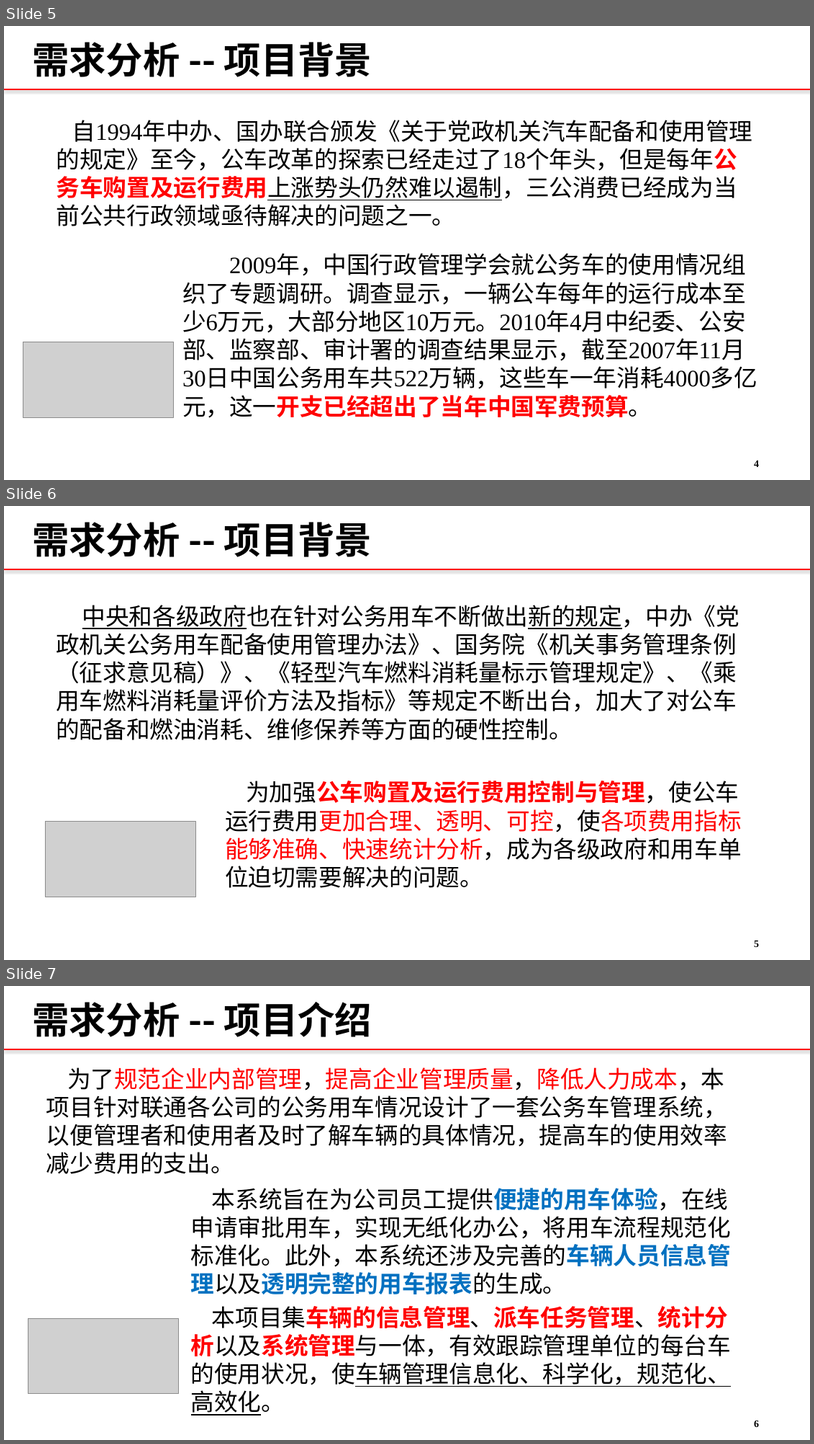
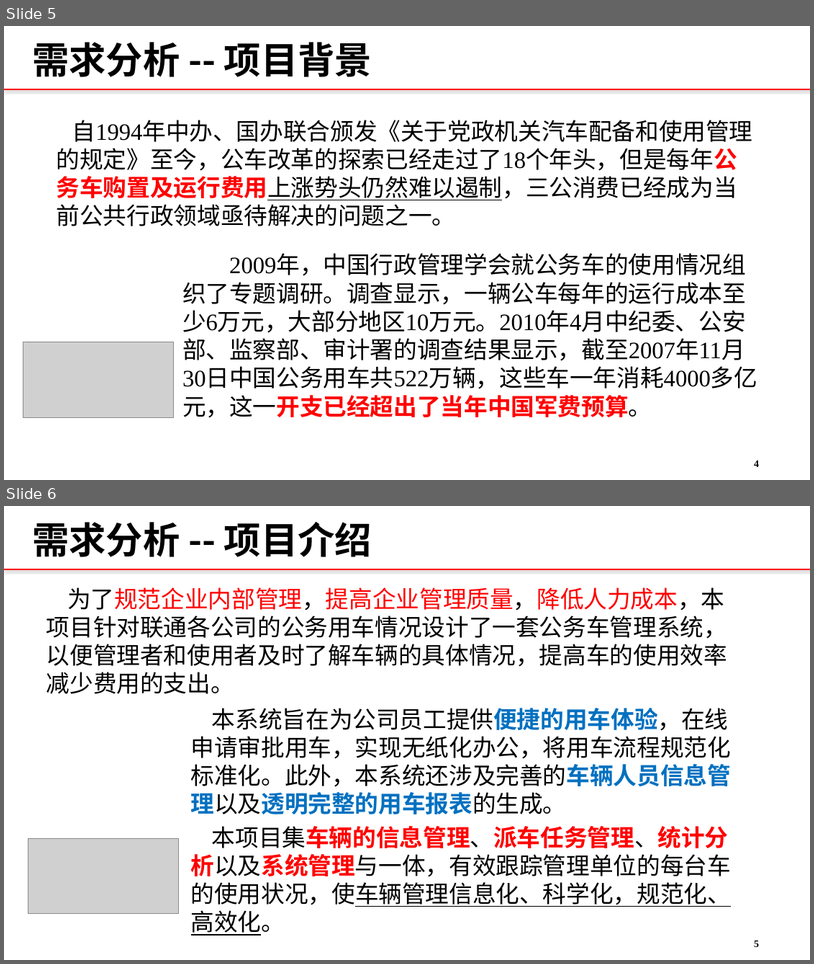
Before and after one commit to 12301068JiangDongyu/Uplan, a slide deck: doc/联通公务车管理系统.pptx. Shown one above the other, each under a label of ours: slides 5, 6 and 7 before the commit, slides 5 and 6 after it. The pictures are 814x1444 and 814x964 pixels, drawn with LibreOffice and Linux fonts; fonts in the diff are those of the drawing; grey boxes stand for pictures; background and template pictures are left out. Boxes give left, top, right and bottom in pixels: in the first picture for what was removed or moved away, otherwise in the second. Text is boxed around its words. In the diff, an @@ line names an element or a change of style, - is before the commit and + after.

```diff
--- a/doc/联通公务车管理系统.pptx
+++ b/doc/联通公务车管理系统.pptx
@@ slide 6 removed at [4, 506, 810, 960], background #FFFFFF; not listed: 1 template element that a slide beside it also shows @@
@@ text removed at [32, 522, 372, 557] @@
-需求分析 -- 项目背景
@@ text removed at [56, 605, 740, 740] @@
-中央和各级政府也在针对公务用车不断做出新的规定，中办《党政机关公务用车配备使用管理办法》、国务院《机关事务管理条例（征求意见稿）》、《轻型汽车燃料消耗量标示管理规定》、《乘用车燃料消耗量评价方法及指标》等规定不断出台，加大了对公车的配备和燃油消耗、维修保养等方面的硬性控制。
@@ text removed at [225, 780, 742, 888] @@
-为加强公车购置及运行费用控制与管理，使公车运行费用更加合理、透明、可控，使各项费用指标能够准确、快速统计分析，成为各级政府和用车单位迫切需要解决的问题。
@@ picture removed at [45, 821, 196, 897] @@
@@ page number removed at [754, 939, 759, 947] @@
-5
@@ what was slide 7 is now slide 6 @@
@@ page number at [754, 939, 759, 947]: text changed @@
-6
+5
```
Also in this commit, not shown: 6 slides changed, 7 other files.
